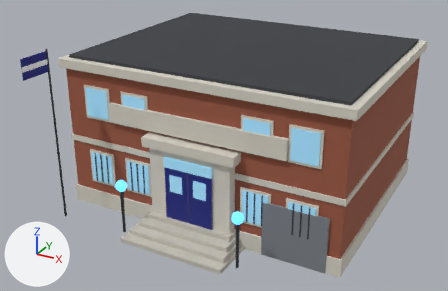
A saved change to the glTF model 3d/assets/places_precinct.glb.
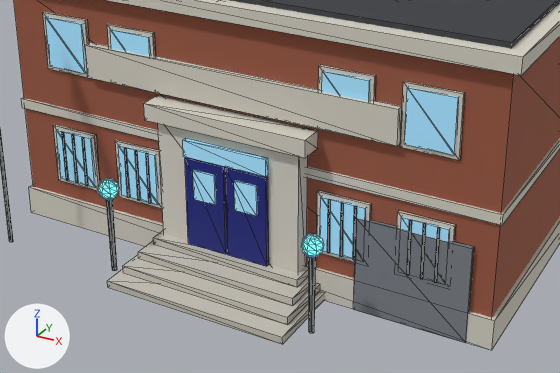
Each version is shown whole from a 50 mm lens placed at (14.2, -28.8, 16.6), pointed at (-0.4, -2.4, 3.3), then close up on the part from 13% to 85% of the width and 27% to 100% of the height. Lighting does not change. The marker at lower left points along +X, +Y and +Z. The older version's two pictures come first. The close-ups show mesh edges as thin lines. Where no turn or scale is listed for an object, it has been applied to the vertices. Vertices at exactly the same position are counted once.

Script lines for the objects in view, before the commit:
```python
me_placesprecinct_body = bpy.data.meshes.new('PlacesPrecinct_body')
me_placesprecinct_body.from_pydata(...)  # 504 vertices, 796 faces; spans x -7.8..7.8, y -9.4..6.2, z 0.0..9.0
me_placesprecinct_body.materials.append(mat_walls)  # brown #9e5a43
me_placesprecinct_body.materials.append(mat_trim)  # light grey #d9d4c7
me_placesprecinct_body.materials.append(mat_roof)  # dark grey #3a3d42
me_placesprecinct_body.materials.append(mat_accent)  # blue #1a237e
me_placesprecinct_body.materials.append(mat_window)  # blue #9ad3ee, glowing blue #50707f
me_placesprecinct_body.materials.append(mat_concrete)  # light grey #c9c4b8
me_placesprecinct_body.materials.append(mat_iron)  # dark grey #2b2f33
me_placesprecinct_body.materials.append(mat_neonglobe)  # blue #4fa3ff, glowing blue #4fa3ff
me_placesprecinct_body.materials.append(mat_flagblue)  # blue #1a237e
me_placesprecinct_body.materials.append(mat_flagwhite)  # white #f5f5f5
me_placesprecinct_body.materials.append(mat_garagedoor)  # grey #7d8288
ob_placesprecinct_body = bpy.data.objects.new('PlacesPrecinct_body', me_placesprecinct_body)
ob_placesprecinct_body.location = (0.0, 0.0, 0.0)
```
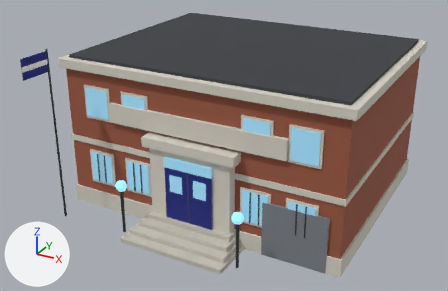
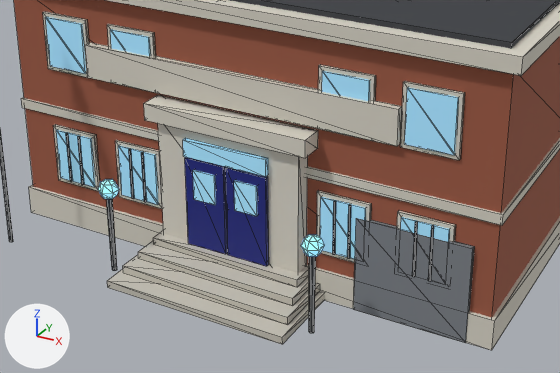
Boxes [x1, y1, x2, y2] around the edits, measured in the close-ups (560 x 373 px; the box of a moved part takes in the faces that stretch with it):
part 1 of me_placesprecinct_body, moved or reshaped
    before: [62, 132, 68, 180]
    after: [66, 133, 72, 182]
part 2 of me_placesprecinct_body, moved or reshaped
    before: [82, 137, 88, 186]
    after: [78, 136, 84, 185]
part 3 of me_placesprecinct_body, moved or reshaped
    before: [124, 148, 130, 198]
    after: [129, 149, 134, 199]
part 4 of me_placesprecinct_body, moved or reshaped
    before: [146, 153, 151, 203]
    after: [141, 152, 146, 202]
part 5 of me_placesprecinct_body, moved or reshaped
    before: [327, 199, 331, 253]
    after: [333, 200, 336, 255]
part 6 of me_placesprecinct_body, moved or reshaped
    before: [353, 206, 357, 260]
    after: [347, 204, 351, 259]
part 7 of me_placesprecinct_body, moved or reshaped
    before: [407, 220, 412, 275]
    after: [412, 221, 418, 277]
part 8 of me_placesprecinct_body, moved or reshaped
    before: [434, 227, 440, 283]
    after: [428, 225, 434, 281]
part 9 of me_placesprecinct_body, deleted
    before: [340, 202, 344, 257]
part 10 of me_placesprecinct_body, deleted
    before: [420, 223, 426, 279]
part 11 of me_placesprecinct_body, deleted
    before: [135, 150, 140, 200]
part 12 of me_placesprecinct_body, deleted
    before: [72, 134, 78, 183]
part 13 of me_placesprecinct_body, cut back
    both: [98, 179, 324, 257]

The change, as a diff of the scene's bpy script:
```diff
--- a/3d/assets/places_precinct.glb.py
+++ b/3d/assets/places_precinct.glb.py
@@ mat_globe @@
+mat_globe = principled_material('Globe')
+mat_globe.base_color = (0.212, 0.527, 1.0)  # blue #7fc0ff
+mat_globe.roughness = 0.3
+mat_globe.emission_color = (0.212, 0.527, 1.0)  # blue #7fc0ff
+mat_globe.emission_strength = 1.2
@@ me_placesprecinct_body @@
 # used by ob_placesprecinct_body; location = (0.0, 0.0, 0.0)
-me_placesprecinct_body.from_pydata(...)  # 504 vertices, 796 faces; spans x -7.8..7.8, y -9.4..6.2, z 0.0..9.0
+me_placesprecinct_body.from_pydata(...)  # 428 vertices, 660 faces; spans x -7.8..7.8, y -9.4..6.2, z 0.0..9.0
+# me_placesprecinct_body part 1: the loose piece of 8 vertices spanning x -6.0, y -6.2..-6.1, z 1.5..3.1 is moved by (0.2, 0.0, 0.0)
+# me_placesprecinct_body part 2: the loose piece of 8 vertices spanning x -5.2, y -6.2..-6.1, z 1.5..3.1 is moved by (-0.2, 0.0, 0.0)
+# me_placesprecinct_body part 3: the loose piece of 8 vertices spanning x -3.7, y -6.2..-6.1, z 1.5..3.1 is moved by (0.2, 0.0, 0.0)
+# me_placesprecinct_body part 4: the loose piece of 8 vertices spanning x -2.9, y -6.2..-6.1, z 1.5..3.1 is moved by (-0.2, 0.0, 0.0)
+# me_placesprecinct_body part 5: the loose piece of 8 vertices spanning x 2.9, y -6.2..-6.1, z 1.5..3.1 is moved by (0.2, 0.0, 0.0)
+# me_placesprecinct_body part 6: the loose piece of 8 vertices spanning x 3.7, y -6.2..-6.1, z 1.5..3.1 is moved by (-0.2, 0.0, 0.0)
+# me_placesprecinct_body part 7: the loose piece of 8 vertices spanning x 5.2, y -6.2..-6.1, z 1.5..3.1 is moved by (0.2, 0.0, 0.0)
+# me_placesprecinct_body part 8: the loose piece of 8 vertices spanning x 6.0, y -6.2..-6.1, z 1.5..3.1 is moved by (-0.2, 0.0, 0.0)
+# me_placesprecinct_body part 9: the loose piece of 8 vertices spanning x 3.3, y -6.2..-6.1, z 1.5..3.1 is deleted
+# me_placesprecinct_body part 10: the loose piece of 8 vertices spanning x 5.6, y -6.2..-6.1, z 1.5..3.1 is deleted
+# me_placesprecinct_body part 11: the loose piece of 8 vertices spanning x -3.3, y -6.2..-6.1, z 1.5..3.1 is deleted
+# me_placesprecinct_body part 12: the loose piece of 8 vertices spanning x -5.6, y -6.2..-6.1, z 1.5..3.1 is deleted
+# me_placesprecinct_body part 13
+# 76 vertices are removed from x -3.5..3.5, y -7.9..-7.3, z 2.3..2.9
+# 160 faces are deleted
+# 32 vertices are added at x -3.5..3.5, y -7.8..-7.4, z 2.4..2.8
+# 72 new faces join them, mat_globe (blue #7fc0ff, glowing blue #7fc0ff)
 me_placesprecinct_body.materials.append(mat_walls)
@@ me_placesprecinct_body @@
 me_placesprecinct_body.materials.append(mat_iron)
-me_placesprecinct_body.materials.append(mat_neonglobe)  # blue #4fa3ff, glowing blue #4fa3ff
 me_placesprecinct_body.materials.append(mat_flagblue)
@@ me_placesprecinct_body @@
 me_placesprecinct_body.materials.append(mat_garagedoor)
+me_placesprecinct_body.materials.append(mat_globe)  # blue #7fc0ff, glowing blue #7fc0ff
```
